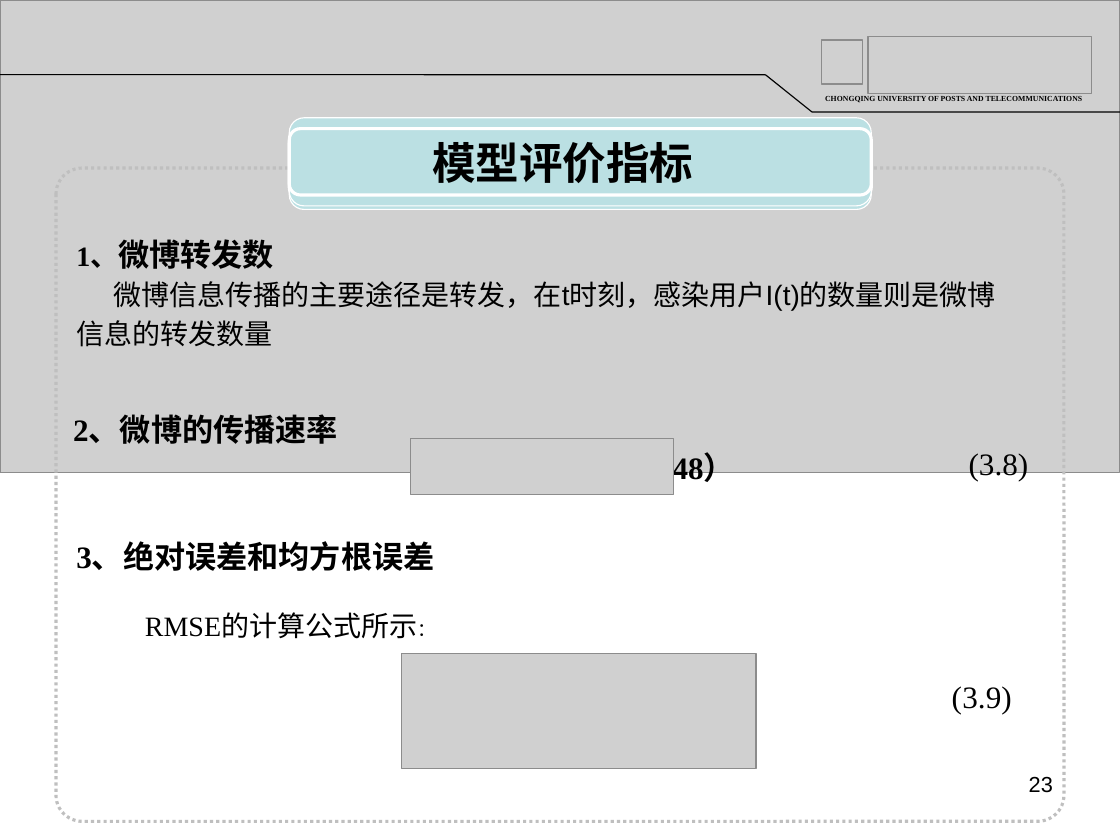
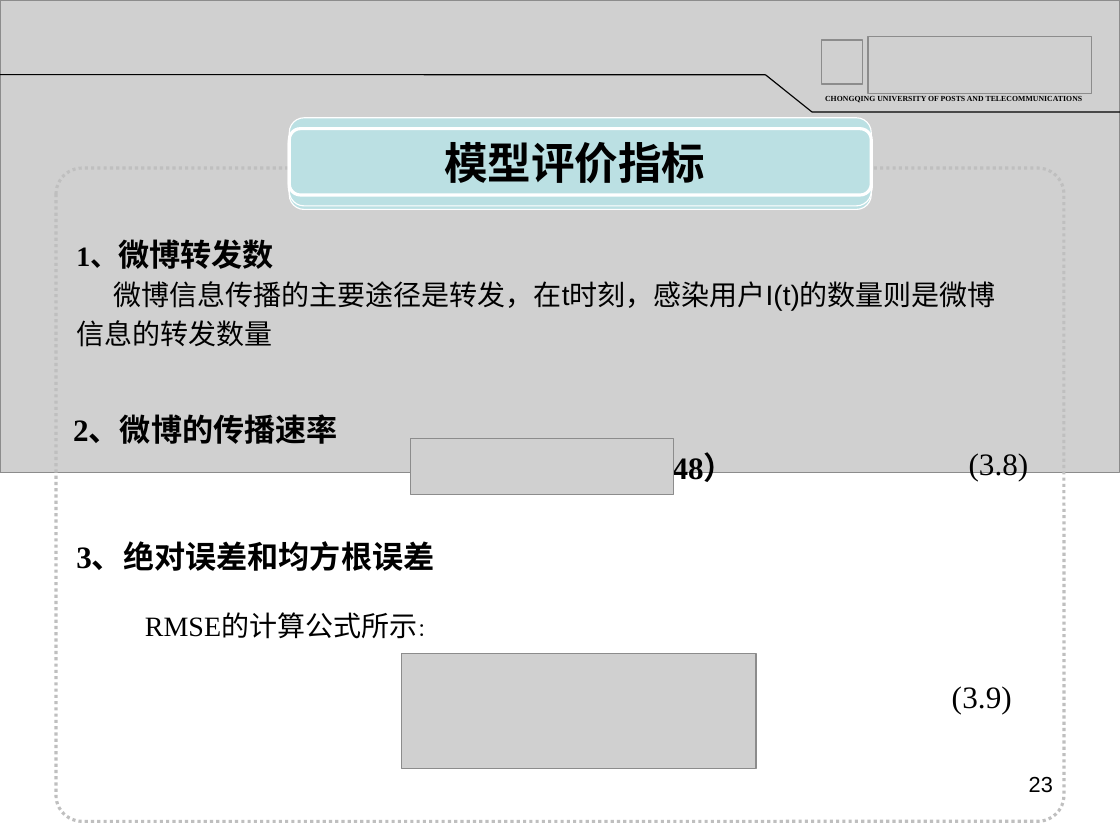
Before and after one commit to sunhongtao/Big_thesis, a slide deck: slide 23 of 毕业答辩/游新年毕业答辩终稿2.ppt. Drawn at 1120x840 pixels with LibreOffice and Linux fonts; fonts in the diff are those of the drawing; grey boxes stand for pictures; background and template pictures are left out. Boxes give left, top, right and bottom in pixels: in the first picture for what was removed or moved away, otherwise in the second. Text is boxed around its words. In the diff, an @@ line names an element or a change of style, - is before the commit and + after.

```diff
--- a/毕业答辩/游新年毕业答辩终稿2.ppt
+++ b/毕业答辩/游新年毕业答辩终稿2.ppt
@@ text "模型评价指标": place and size @@
-text "模型评价指标" at (432,142,693,183)
+text "模型评价指标" at (444,142,705,183)
```
Also in this commit, not shown: 12 other slides changed, 2 other files.
